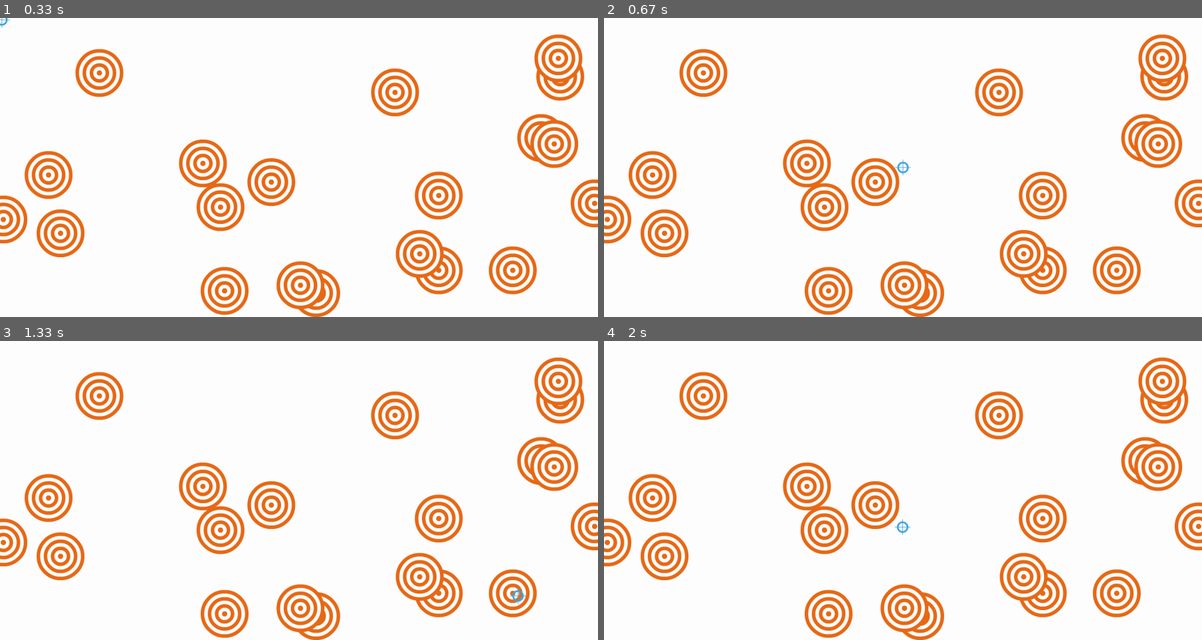
Above: before the commit, frames 1-4 (two rows, left to right).
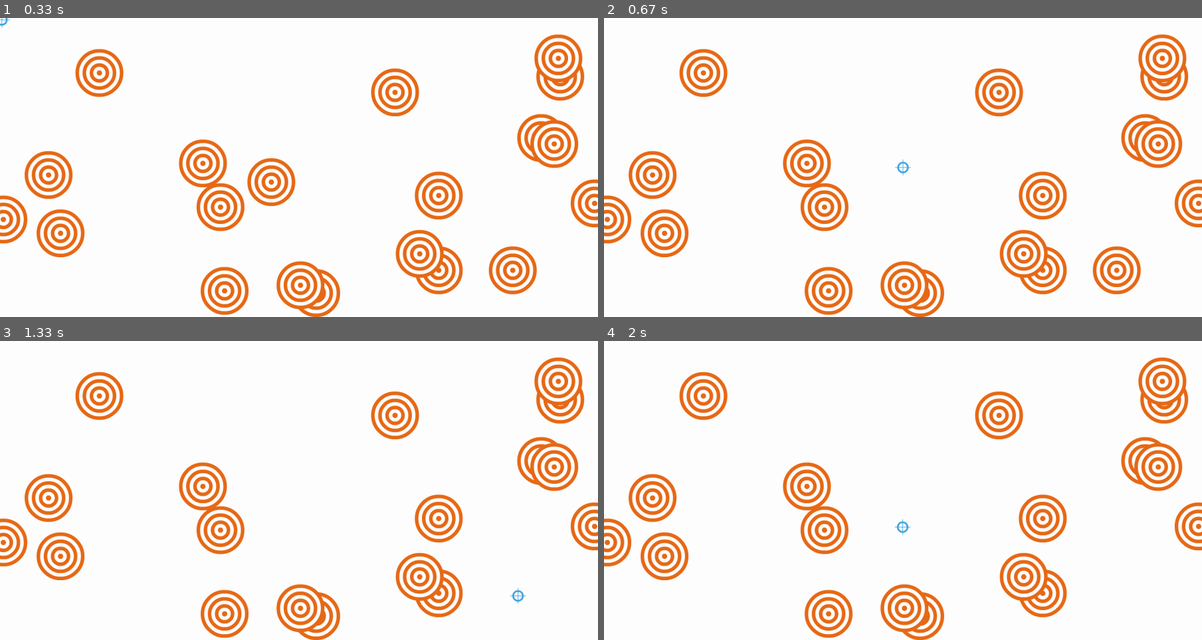
Above: after the commit, the same moments.

Repository: mcastre1/pygame
Game: pygame game, started from sprites/sprites.py
Two runs of this game, one before a commit and one after it. Both use one fixed random seed, a clock stepped at 60 frames per second and the inputs below.
Inputs (mouse positions are in pixels of both pictures, inside the frame that each line leads up to):
- Up to frame 1 (0.33 s): no input
- Up to frame 2 (0.67 s): click (903, 167) at 0.38 s
- Up to frame 3 (1.33 s): click (358, 556) at 0.72 s; click (520, 595) at 1.05 s
- Up to frame 4 (2 s): click (759, 430) at 1.38 s; click (903, 526) at 1.72 s

Frame 1 is identical in both runs. In frame 2, 0.7% of the frame differs, in the area x 41-50%, y 46-63%; in frame 3, 1.4%; in frame 4, 1.4%, in the area x 41-90%, y 46-93%.

Commit message:
Delete sprite from target group when clicking with crosshair.

Diff:
--- a/sprites/crosshair.py
+++ b/sprites/crosshair.py
@@ -7,8 +7,9 @@
         self.rect = self.image.get_rect()
         #self.gunshot = pygame.mixer.Sound('gunshot.wav')
 
-    def shoot(self):
+    def shoot(self, crosshair, target_group):
         print("shoot")
+        pygame.sprite.spritecollide(crosshair, target_group, True)
         #self.gunshot.play()
 
     def update(self):
--- a/sprites/sprites.py
+++ b/sprites/sprites.py
@@ -33,7 +33,7 @@
             pygame.quit()
             sys.exit()
         if event.type == pygame.MOUSEBUTTONDOWN:
-            crosshair.shoot()
+            crosshair.shoot(crosshair, target_group)
 
 
     pygame.display.flip()
